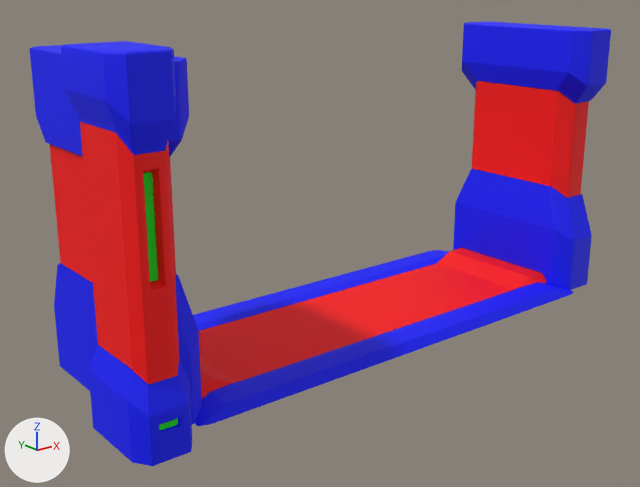
The FBX model LDJam18/Assets/Mesh/DoorBot.fbx: old version first, new version second.
One viewpoint serves both versions: a camera (50 mm lens) standing at (-4.87, -12.92, 6.12) and looking at (4.13, -1.67, 1.62). Every picture has the same lights, and +X, +Y and +Z are marked at lower left.

In view in the first picture: 'DoorBot'.
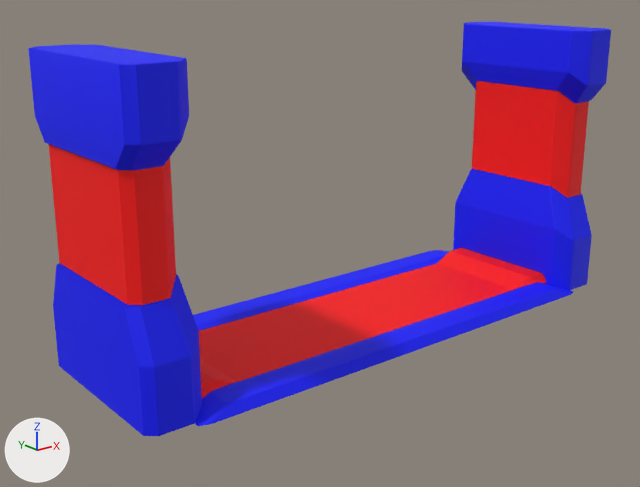
Changed parts and their boxes (x1, y1, x2, y2) in the pictures (640 x 487 px):
'DoorBot', reshaped (7% shorter)
    before: (30, 22, 611, 466)
    after: (28, 22, 611, 436)
part 1 of me_cube_008, deleted
    before: (61, 41, 192, 466)
part 2 of me_cube_008, cut back
    before: (30, 48, 98, 391)
    after: (28, 48, 158, 436)

Patch to the scene script:
```diff
--- a/LDJam18/Assets/Mesh/DoorBot.fbx.py
+++ b/LDJam18/Assets/Mesh/DoorBot.fbx.py
@@ me_cube_008 @@
 # used by ob_doorbot; location = (0.0, 0.0, 0.0)
-me_cube_008.from_pydata(...)  # 632 vertices, 582 faces; spans x -0.45..10.0, y -3.76..0.16, z 0.0..5.21
+me_cube_008.from_pydata(...)  # 404 vertices, 360 faces; spans x -0.01..10.0, y -3.29..0.16, z 0.0..5.0
+# me_cube_008 part 1: the loose piece of 188 vertices spanning x -0.45..0.45, y -3.76..-2.33, z 0.0..5.21 is deleted
+# me_cube_008 part 2
+# 20 vertices are removed from x 0.0..0.05, y -2.97..-0.16, z 0.0..4.99
+# 30 faces are deleted
+# 16 vertices in x 0.01, y -2.99..-0.14, z 0.0..4.99 move by (-0.02, 0.0, 0.0)
+# 4 vertices in x 0.05, y -2.68..-0.45, z 1.81..3.64 move by (-0.01, 0.0, 0.0)
+# 9 new faces join them, mat_three (blue #0010ff)
+# 1 new face joins them, mat_one (red #ff0300)
 me_cube_008.materials.append(mat_three)
 me_cube_008.materials.append(mat_one)
-me_cube_008.materials.append(mat_two)  # green #0be700
```
